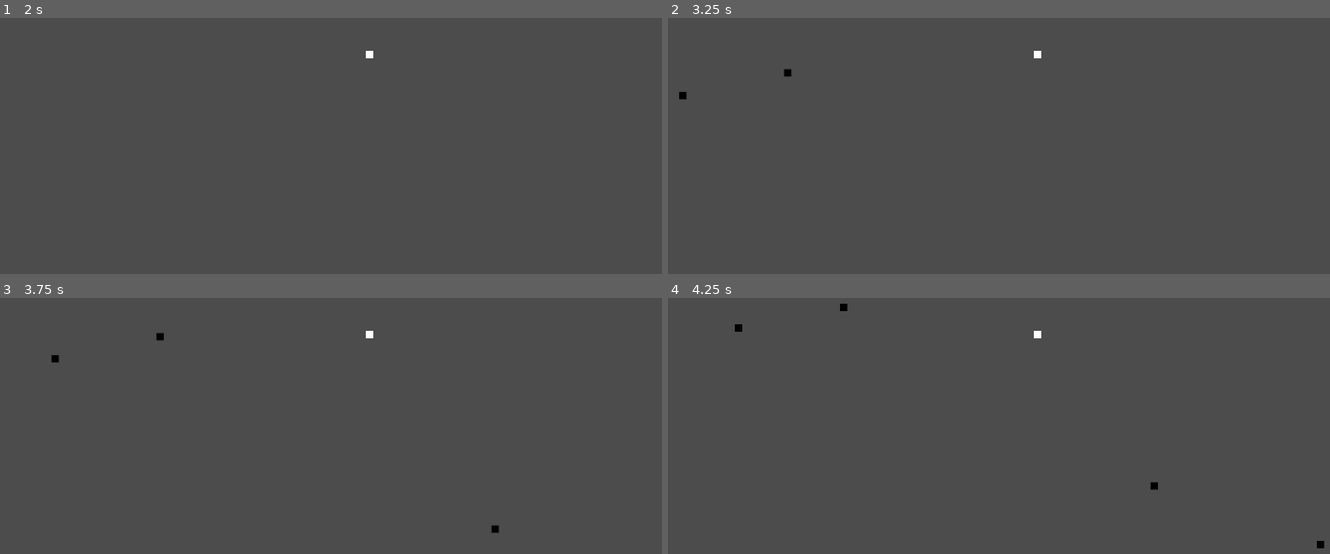
Above: before the commit, frames 1-4 (two rows, left to right).
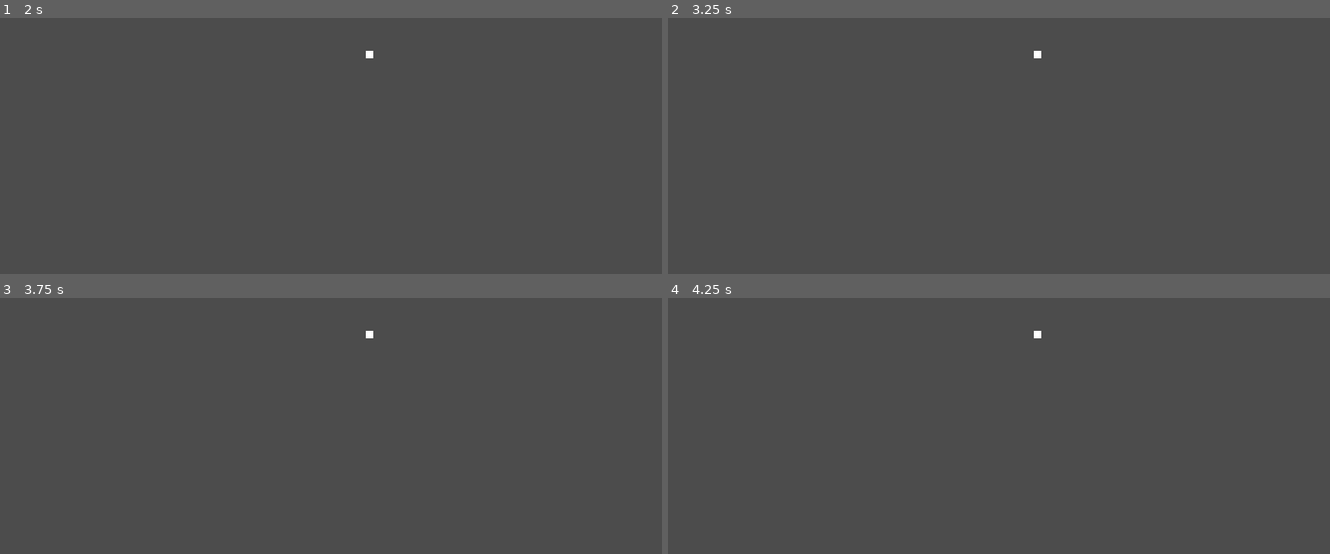
Above: after the commit, the same moments.

Repository: Blargansmarf/ClicheCowboy
Game: Godot game, scene res://scenes/level.tscn
The game is run twice, just before and just after one commit, with the same random seed, the same clock (stepped at 60 frames per second) and the same inputs.
Inputs:
- Up to frame 1 (2 s): tap Enter at 0.5 s; hold W (up) from 0.53 s (still down); tap Space (dodge, bound only after the commit) at 0.6, 1.35 s; tap R (reset, bound only after the commit) at 1.25 s
- Up to frame 2 (3.25 s): tap R (reset, bound only after the commit) at 2 s; release W (up) at 2.03 s; hold A (left) from 2.03 s (still down); tap Space (dodge, bound only after the commit) at 2.1, 2.85 s
- Up to frame 3 (3.75 s): tap R (reset, bound only after the commit) at 3.5 s; release A (left) at 3.53 s; hold S (down) from 3.53 s (still down); tap Space (dodge, bound only after the commit) at 3.6 s
- Up to frame 4 (4.25 s): keep holding S (down); tap Escape (pause) at 4.15 s

Frame 1 is identical in both runs. In frame 2, less than 0.1% of the frame differs, in the area x 1-19%, y 19-32%; in frame 3, 0.1%; in frame 4, 0.1%, in the area x 10-100%, y 2-98%.

Commit message:
taking damage, invulnerability, and dodge are working now

Diff:
--- a/clichecowboy/project.godot
+++ b/clichecowboy/project.godot
@@ -127,6 +127,16 @@
 "events": [ Object(InputEventKey,"resource_local_to_scene":false,"resource_name":"","device":0,"alt":false,"shift":false,"control":false,"meta":false,"command":false,"pressed":false,"scancode":16777217,"physical_scancode":0,"unicode":0,"echo":false,"script":null)
  ]
 }
+reset={
+"deadzone": 0.5,
+"events": [ Object(InputEventKey,"resource_local_to_scene":false,"resource_name":"","device":0,"alt":false,"shift":false,"control":false,"meta":false,"command":false,"pressed":false,"scancode":82,"physical_scancode":0,"unicode":0,"echo":false,"script":null)
+ ]
+}
+dodge={
+"deadzone": 0.5,
+"events": [ Object(InputEventKey,"resource_local_to_scene":false,"resource_name":"","device":0,"alt":false,"shift":false,"control":false,"meta":false,"command":false,"pressed":false,"scancode":32,"physical_scancode":0,"unicode":0,"echo":false,"script":null)
+ ]
+}
 
 [physics]
 
--- a/clichecowboy/scenes/player.tscn
+++ b/clichecowboy/scenes/player.tscn
@@ -17,6 +17,7 @@
 [node name="Player" type="KinematicBody2D"]
 collision_mask = 12
 script = ExtResource( 1 )
+shootCooldown = 0.4
 
 [node name="AnimatedSprite" type="AnimatedSprite" parent="."]
 frames = SubResource( 1 )
--- a/clichecowboy/scripts/bandito.gd
+++ b/clichecowboy/scripts/bandito.gd
@@ -6,6 +6,9 @@
 var alive = true
 var health = 0
 var paused = false
+
+onready var myCollider = $CollisionShape2D
+onready var mySprite = $AnimatedSprite
 
 # Called when the node enters the scene tree for the first time.
 func _ready():
@@ -26,3 +29,9 @@
 
 		velocity = velocity.normalized() * speed
 		velocity = move_and_slide(velocity)
+
+		for i in get_slide_count():
+			var collision = get_slide_collision(i)
+			if "Player" in collision.collider.name:
+				var playerInstance = instance_from_id(collision.collider_id)
+				playerInstance.hit = true
--- a/clichecowboy/scripts/game_controller.gd
+++ b/clichecowboy/scripts/game_controller.gd
@@ -14,6 +14,8 @@
 var trash = []
 
 var paused = false
+var hitFlip = false
+var dodgeFlip = false
 var frameCount = 0
 export (int) var spawnRate = 60
 var rng = RandomNumberGenerator.new()
@@ -33,6 +35,9 @@
 # warning-ignore:unused_argument
 func _physics_process(delta):
 	if !paused:
+		if Input.is_action_just_pressed("reset"):
+			get_tree().reload_current_scene()
+
 		frameCount+=1
 		if player.shoot:
 			player.shoot = false
@@ -40,6 +45,30 @@
 			bullets[-1].position = player.position
 			bullets[-1].init_stats(200, player.shootDir, 1, 2)
 			add_child(bullets[-1])
+
+		if player.hit and !hitFlip:
+			print("ENEMY COLLISION OFF")
+			hitFlip = true
+			if !enemies.empty():
+				for e in enemies:
+					e.set_collision_mask_bit(0, false)
+		elif !player.hit and hitFlip:
+			print("COLLISIONS ON")
+			hitFlip = false
+			if !enemies.empty():
+				for e in enemies:
+					e.set_collision_mask_bit(0, true)
+
+		if player.dodging and !dodgeFlip:
+			dodgeFlip = true
+			if !enemies.empty():
+				for e in enemies:
+					e.set_collision_mask_bit(0, false)
+		elif !player.dodging and dodgeFlip:
+			dodgeFlip = false
+			if !enemies.empty():
+				for e in enemies:
+					e.set_collision_mask_bit(0, true)
 
 		if !enemies.empty():
 			for e in enemies:
@@ -96,6 +125,8 @@
 	else:
 		pos = Vector2(-10 + playerPosDiff.x, rng.randi_range(0, screenSize.y) + playerPosDiff.y)
 	enemies[-1].position = pos
+	if hitFlip or dodgeFlip:
+		enemies[-1].set_collision_mask_bit(0, false)
 	add_child(enemies[-1])
 
 func pauseGame():
--- a/clichecowboy/scripts/player.gd
+++ b/clichecowboy/scripts/player.gd
@@ -2,6 +2,12 @@
 
 export (int) var speed = 100
 export (float) var shootCooldown = 1
+export (int) var health = 3
+export (int) var invSpd = 250
+export (float) var invTime = .5
+export (int) var dodgeSpd = 300
+export (int) var dodgeTime = .25
+export (int) var dodgeCooldown = 5
 
 var velocity = Vector2()
 var canShoot = true
@@ -9,9 +15,15 @@
 var shootDir = Vector2()
 var shootDelta = 0.0
 var paused = false
+var invincible = false
+var hit = false
+var hitDelta =  0.0
+var canDodge = true
+var dodging = false
+var dodgeDelta = 0.0
 
-onready var collider = $CollisionShape2D
-onready var sprite = $AnimatedSprite
+onready var myCollider = $CollisionShape2D
+onready var mySprite = $AnimatedSprite
 
 # Called when the node enters the scene tree for the first time.
 func _ready():
@@ -30,20 +42,57 @@
 				canShoot = true
 				shootDelta = 0.0
 
+		if hit and !invincible:
+			print("OW I HURT")
+			invincible = true
+			health -= 1
+			set_collision_mask_bit(2, false)
+			speed += invSpd
+
+
+		if hit:
+			hitDelta += delta
+			if hitDelta >= invTime:
+				hit = false
+				invincible = false
+				speed -= invSpd
+				hitDelta = 0.0
+				set_collision_mask_bit(2, true)
+
+		if !canDodge:
+			dodgeDelta += delta
+			if dodging and dodgeDelta >= dodgeTime:
+				dodging = false
+				speed -= dodgeSpd
+				set_collision_mask_bit(2, true)
+			if dodgeDelta >= dodgeCooldown:
+				print("CAN DODGE")
+				canDodge = true
+				dodgeDelta = 0.0
+
 		player_input()
 		velocity = move_and_slide(velocity)
 
+
 func player_input():
 	#movement logic
-	velocity = Vector2()
-	if Input.is_action_pressed("up"):
-		velocity.y -= 1
-	if Input.is_action_pressed("down"):
-		velocity.y += 1
-	if Input.is_action_pressed("right"):
-		velocity.x += 1
-	if Input.is_action_pressed("left"):
-		velocity.x -= 1
+	if !dodging:
+		velocity = Vector2()
+		if Input.is_action_pressed("up"):
+			velocity.y -= 1
+		if Input.is_action_pressed("down"):
+			velocity.y += 1
+		if Input.is_action_pressed("right"):
+			velocity.x += 1
+		if Input.is_action_pressed("left"):
+			velocity.x -= 1
+	if Input.is_action_just_pressed("dodge") and canDodge and !invincible:
+		print("DODGING")
+		canDodge = false
+		dodging = true
+		speed += dodgeSpd
+		set_collision_mask_bit(2, false)
+
 	velocity = velocity.normalized() * speed
 
 	#bullet logic
